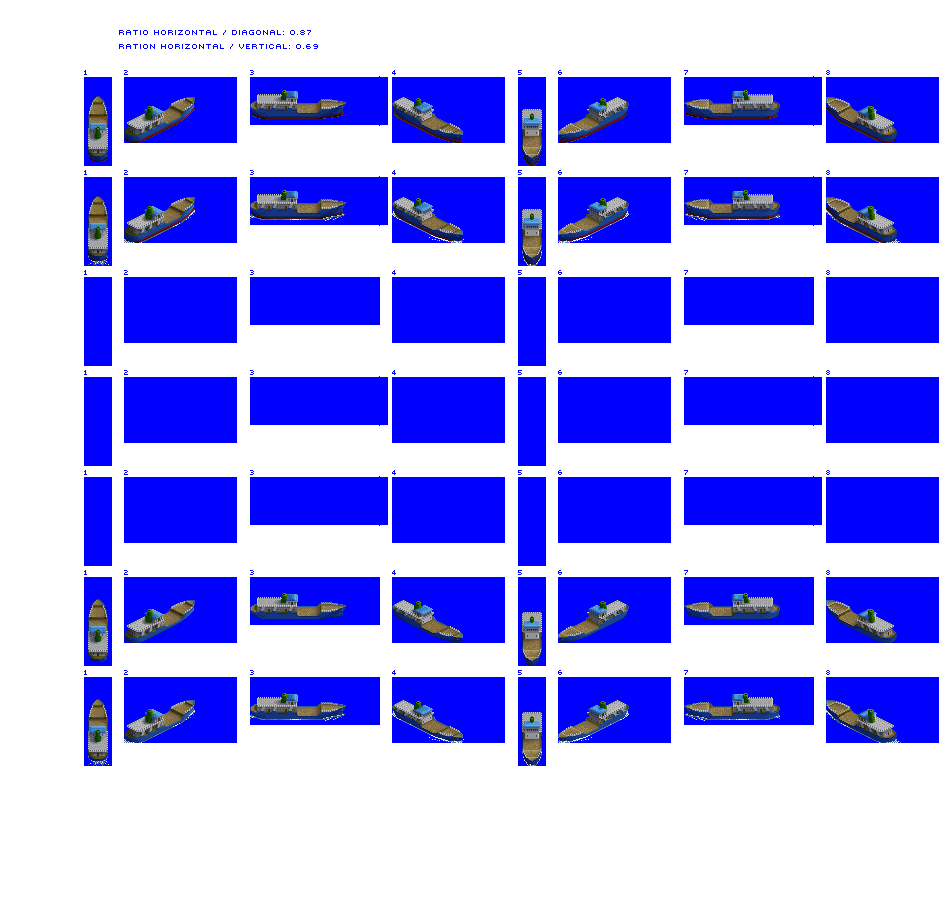
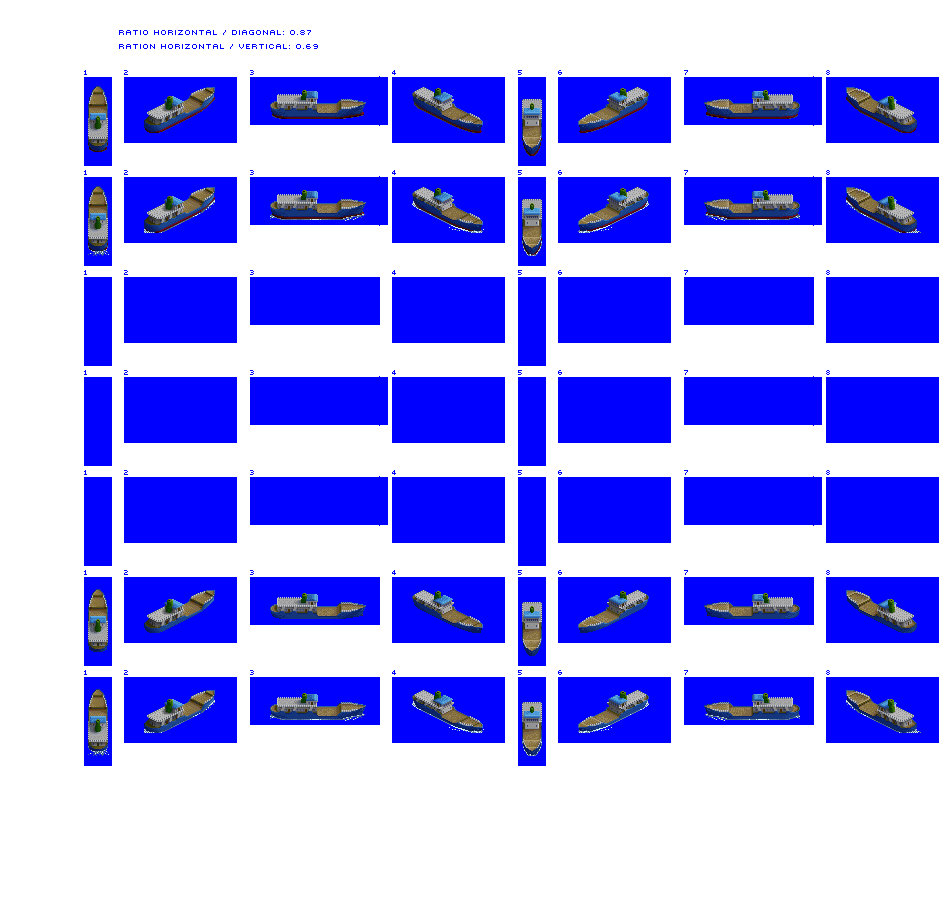
Two versions of the same layered image (w=950, h=900). Layer-by-layer changes:
painted on "prop / bow wash" over (x1=88, y1=200, x2=921, y2=766)
removed layer "Island Trader unloaded" over (x1=88, y1=90, x2=897, y2=266)
renamed "Island Trader loaded" to "Island Trader", painted on it over (x1=88, y1=86, x2=917, y2=766)
